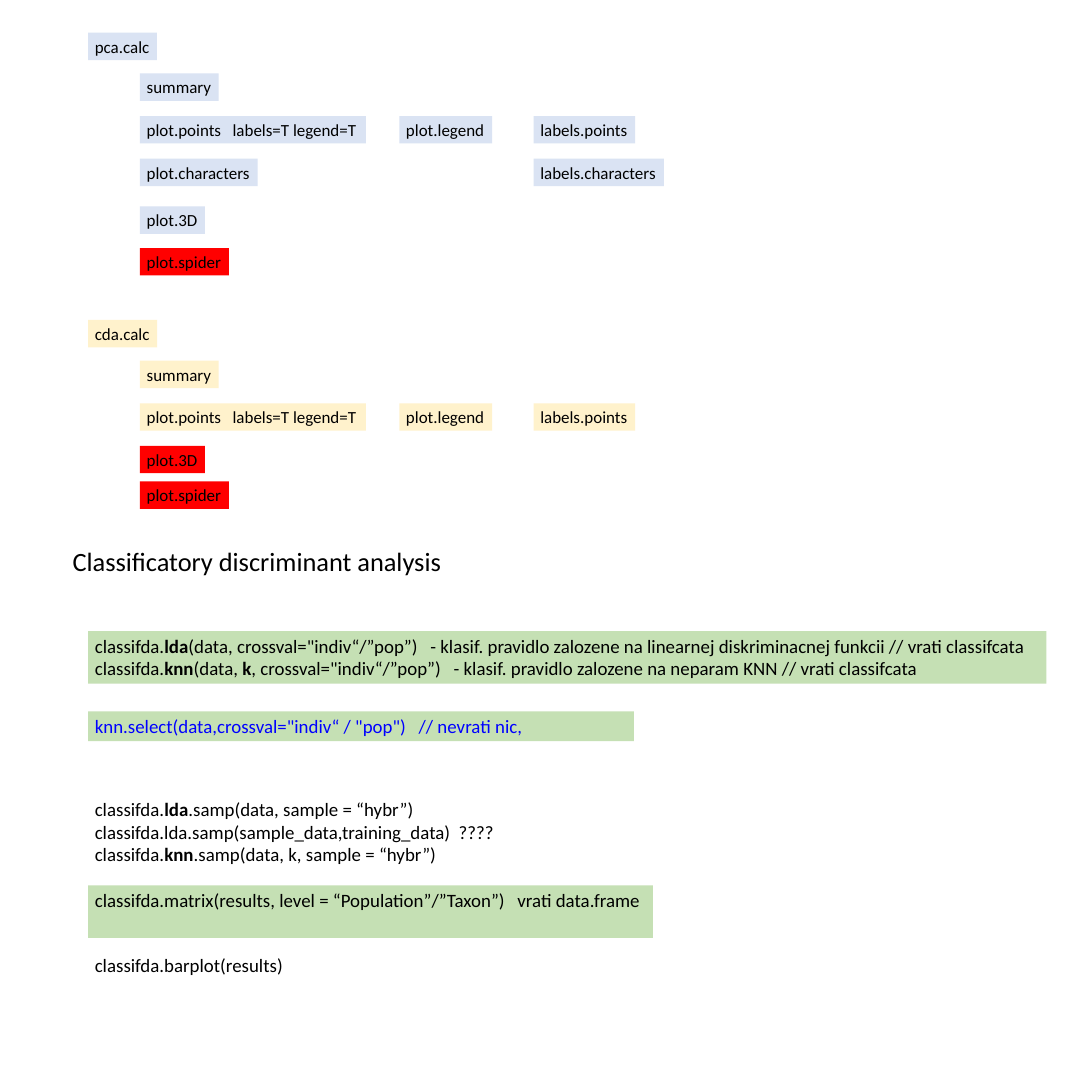
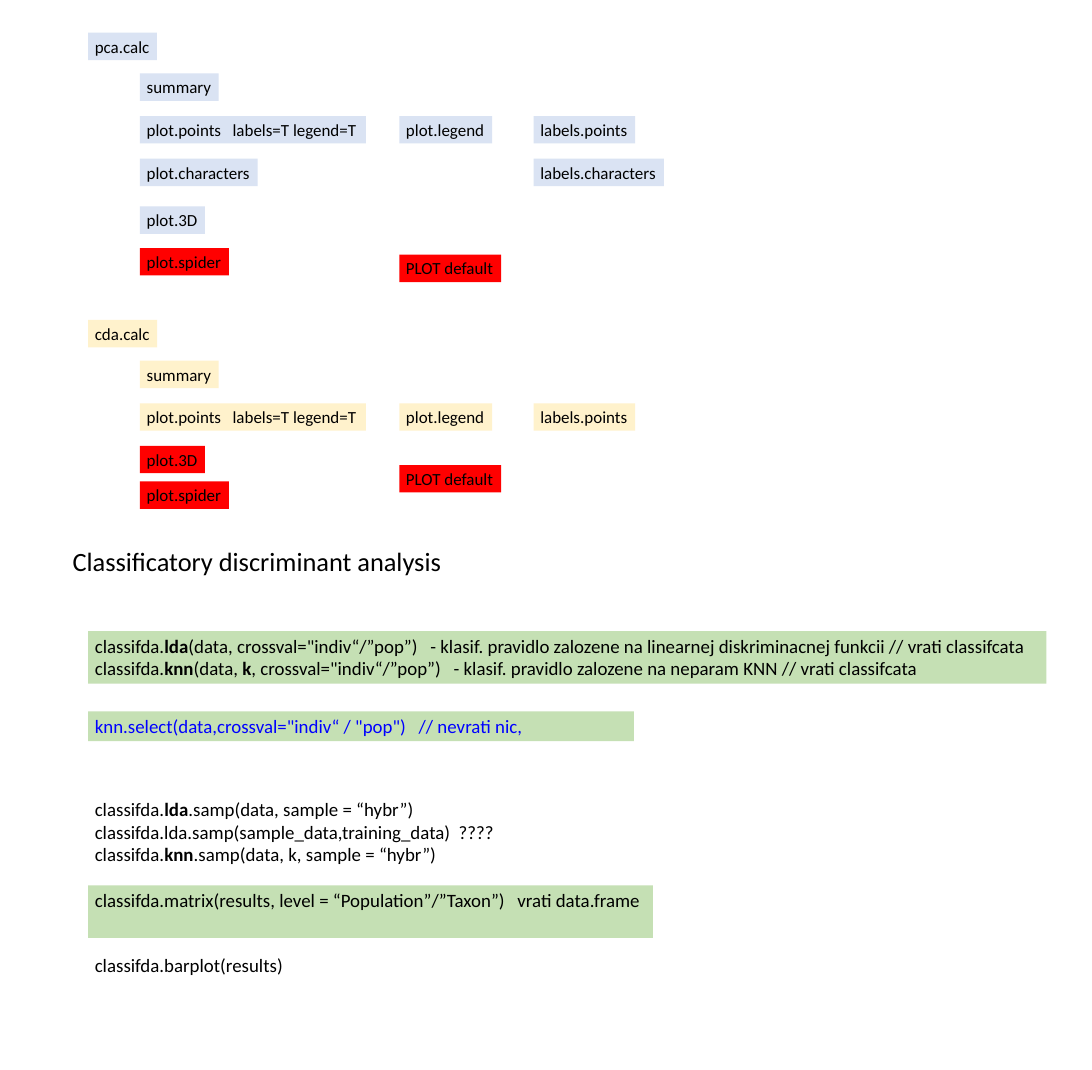
Before and after one commit to MarekSlenker/MorphoTools2, a slide deck: slide 1 of struktura kniznice.pptx. Drawn at 1092x1070 pixels with LibreOffice and Linux fonts; fonts in the diff are those of the drawing. Boxes give left, top, right and bottom in pixels: in the first picture for what was removed or moved away, otherwise in the second. Text is boxed around its words. In the diff, an @@ line names an element or a change of style, - is before the commit and + after.

```diff
--- a/struktura kniznice.pptx
+++ b/struktura kniznice.pptx
@@ rectangle added at (399, 255, 501, 282), fill #FF0000, 18 pt, text #000000 @@
+PLOT default
@@ rectangle added at (399, 465, 501, 492), fill #FF0000, 18 pt, text #000000 @@
+PLOT default
```
Also in this commit, not shown: 1 other slide changed, 1 slide added, 27 other files.
